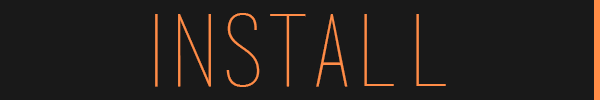
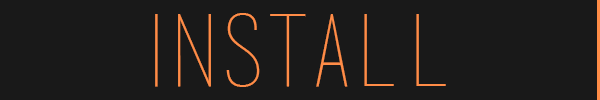
The second (600, 100) image is a revision of the first. Changes to its layers:
painted on "Layer 2" over 594, 0, 597, 100
